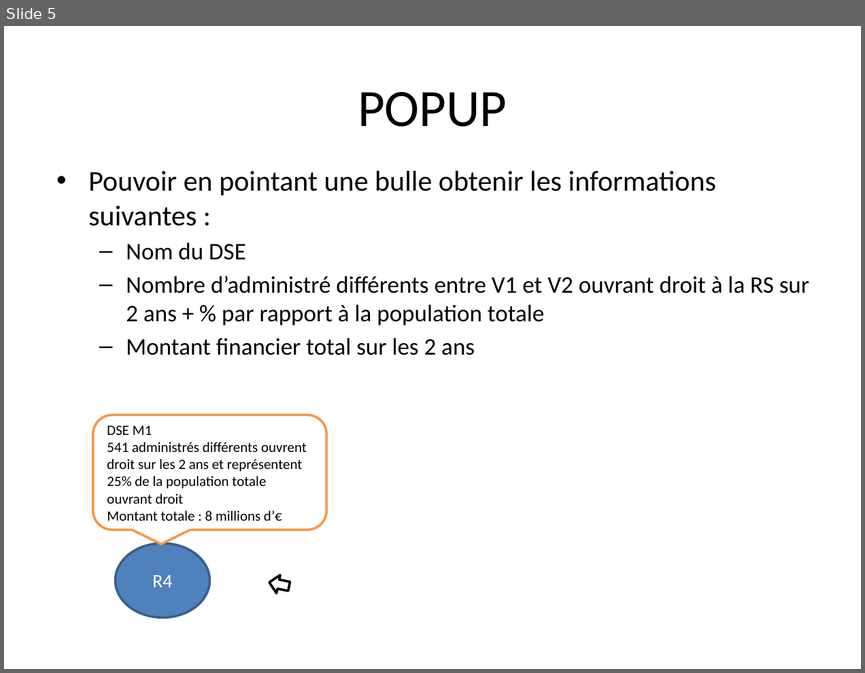
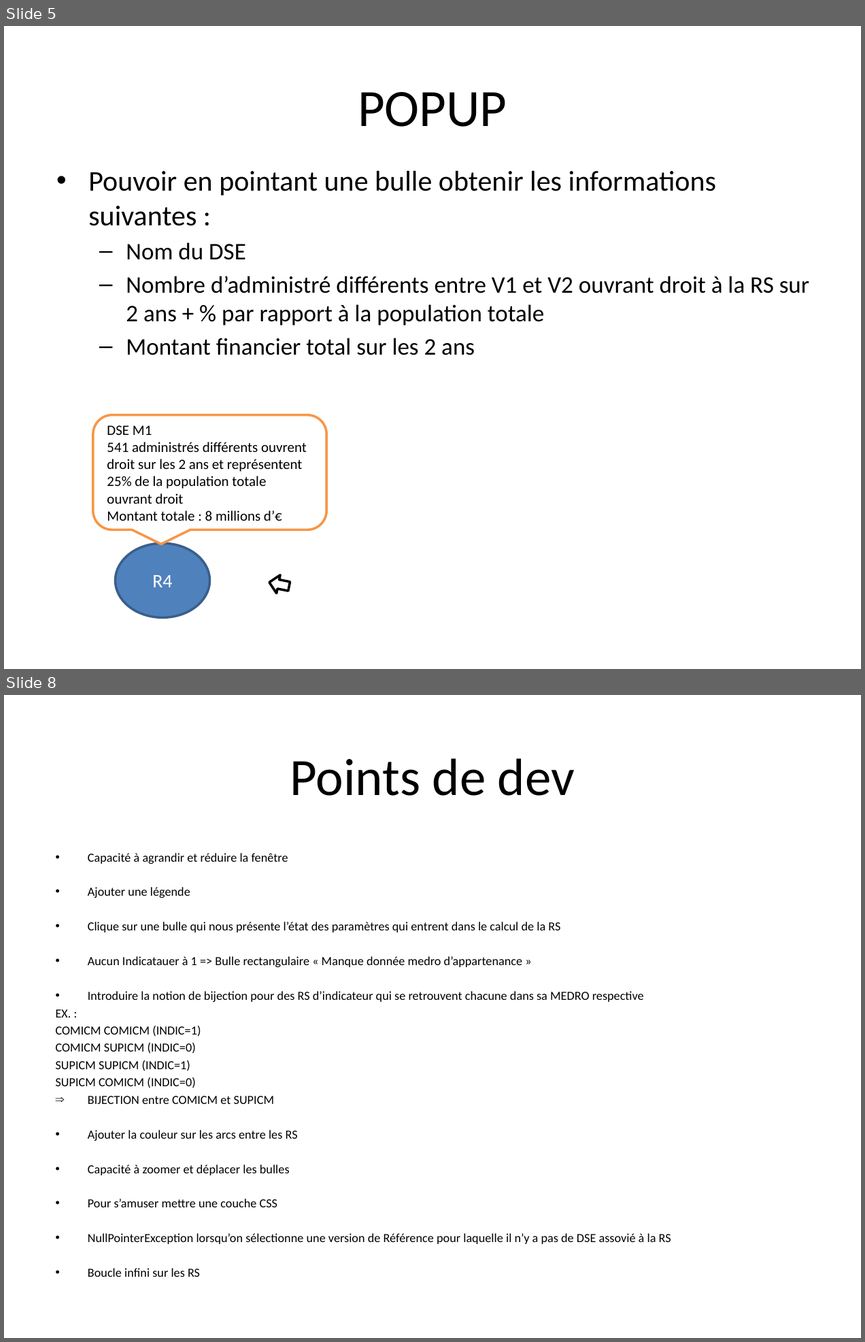
Before and after one commit to brunB/VISUAl_RS, a slide deck: Documentations/description_fonctionnelle_du_besoin.pptx. Shown one above the other, each under a label of ours: slide 5 before the commit, slides 5 and 8 after it; the slides between them are not shown. The pictures are 865x673 and 865x1342 pixels, drawn with LibreOffice and Linux fonts; fonts in the diff are those of the drawing. Boxes give left, top, right and bottom in pixels: in the first picture for what was removed or moved away, otherwise in the second. Text is boxed around its words. In the diff, an @@ line names an element or a change of style, - is before the commit and + after.

Commit message:
Mise à jour du fichier description fonctionnelle + ajout exemple détaillé

```diff
--- a/Documentations/description_fonctionnelle_du_besoin.pptx
+++ b/Documentations/description_fonctionnelle_du_besoin.pptx
@@ slide 8 added at [4, 695, 861, 1338], background #FFFFFF @@
@@ title added at [290, 758, 575, 796], 44 pt, text #000000 @@
+Points de dev
@@ text added at [56, 853, 671, 1276], 10.4 pt, text #000000 @@
+• Capacité à agrandir et réduire la fenêtre
+• Ajouter une légende
+• Clique sur une bulle qui nous présente l’état des paramètres qui entrent dans le calcul de la RS
+• Aucun Indicatauer à 1 => Bulle rectangulaire « Manque donnée medro d’appartenance »
+• Introduire la notion de bijection pour des RS d’indicateur qui se retrouvent chacune dans sa MEDRO respective
+EX. :
+COMICM COMICM (INDIC=1)
+COMICM SUPICM (INDIC=0)
+SUPICM SUPICM (INDIC=1)
+SUPICM COMICM (INDIC=0)
+⇒ BIJECTION entre COMICM et SUPICM
+• Ajouter la couleur sur les arcs entre les RS
+• Capacité à zoomer et déplacer les bulles
+• Pour s’amuser mettre une couche CSS
+• NullPointerException lorsqu’on sélectionne une version de Référence pour laquelle il n’y a pas de DSE assovié à la RS
+• Boucle infini sur les RS
```
Also in this commit, not shown: 6 other slides added.
